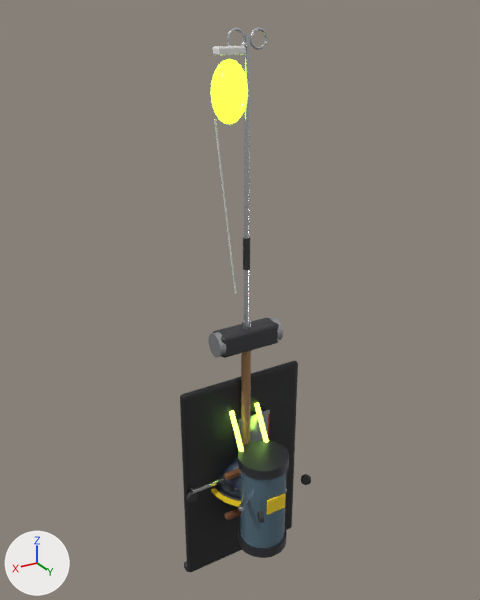
What one commit did to the glTF model public/assets/props/boss_gear.glb.
Rendered twice from a 50 mm lens placed at (1.42, 2.312, 2.146), pointed at (-0.009, -0.07, 0.955). Every picture has the same lights, and +X, +Y and +Z are marked at lower left. The first picture is the older version.

In view in the first picture: 'canister', 'iv_pole', 'riot_shield', 'sledgehammer' and 4 more.
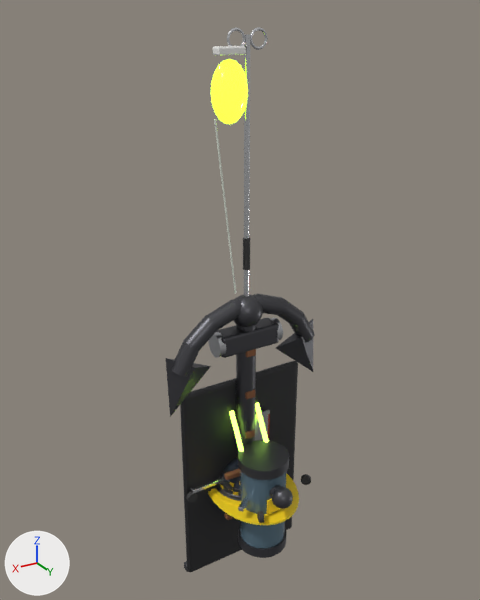
What the commit changed:
Mesh me_souwester is new.
It has 690 vertices, 1372 faces and spans x -0.21..0.21, y -0.233..0.333, z -0.01..0.15.
Faces by material slot: [892, 480].
It uses material mat_gear_yellow (yellow #f9d727).
It uses material mat_gear_dark (dark grey #555559).
Mesh me_anchor is new.
It has 646 vertices, 1224 faces and spans x -0.393..0.393, y -0.37..0.37, z -0.133..1.005.
Faces by material slot: [708, 192, 324].
It uses material mat_gear_dark (dark grey #555559).
It uses material mat_gear_steel (light grey #c4c5c8).
It uses material mat_gear_rust (brown #956545).
Object 'souwester' (ob_souwester) is new; it shows me_souwester.
Its location is (0.0, 0.0, 0.0).
Object 'anchor' (ob_anchor) is new; it shows me_anchor.
Its location is (0.0, 0.0, 0.0).

Boxes (x1, y1, x2, y2) around the edits, measured in the pictures (480 x 600 px):
'anchor', added: after (166, 294, 314, 509)
    faces in mat_gear_dark (dark grey #555559): (166, 294, 314, 509)
    faces in mat_gear_rust (brown #956545): (245, 349, 256, 439)
'souwester', added: after (208, 457, 299, 525)
    faces in mat_gear_yellow (yellow #f9d727): (208, 457, 299, 525)
